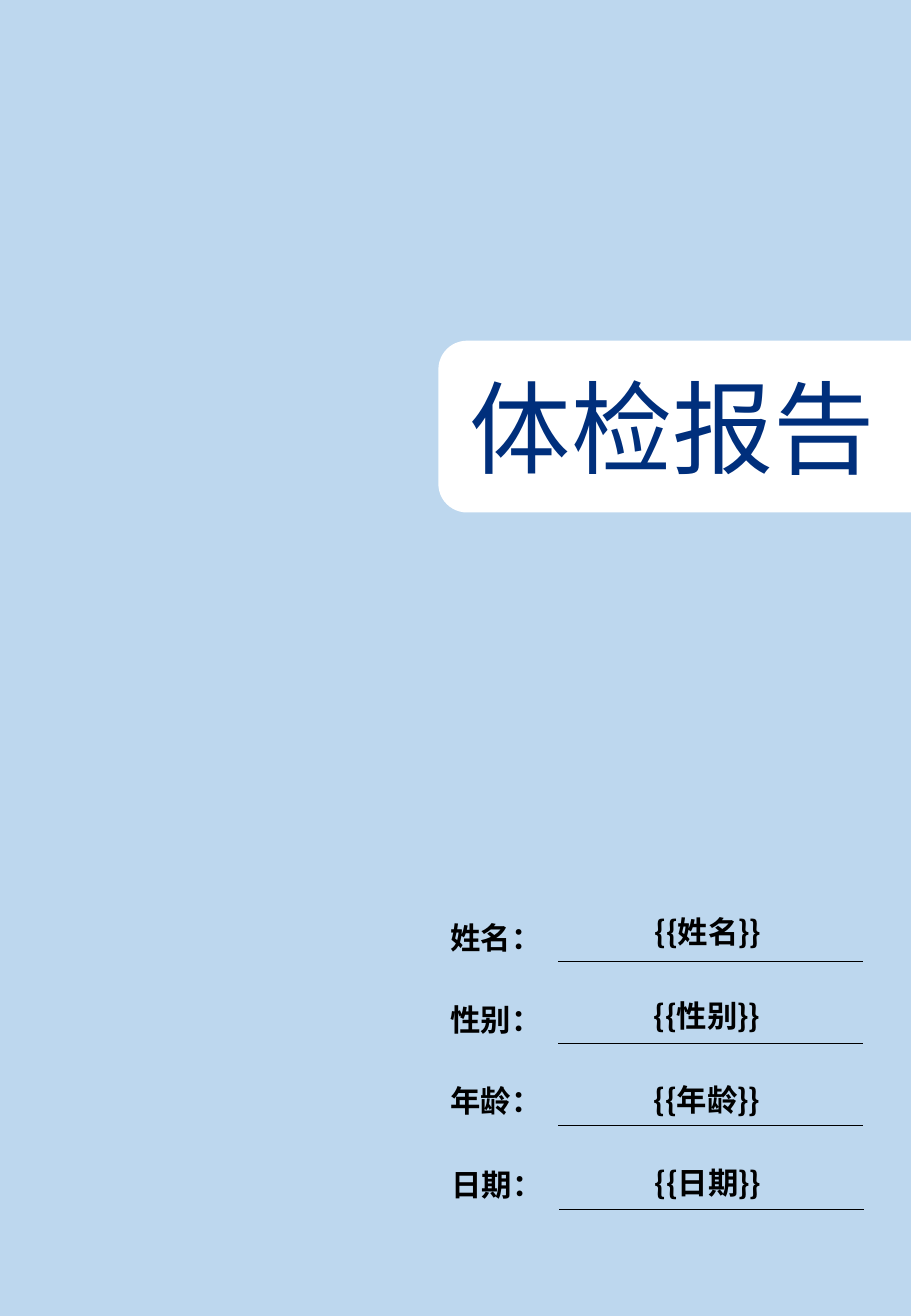
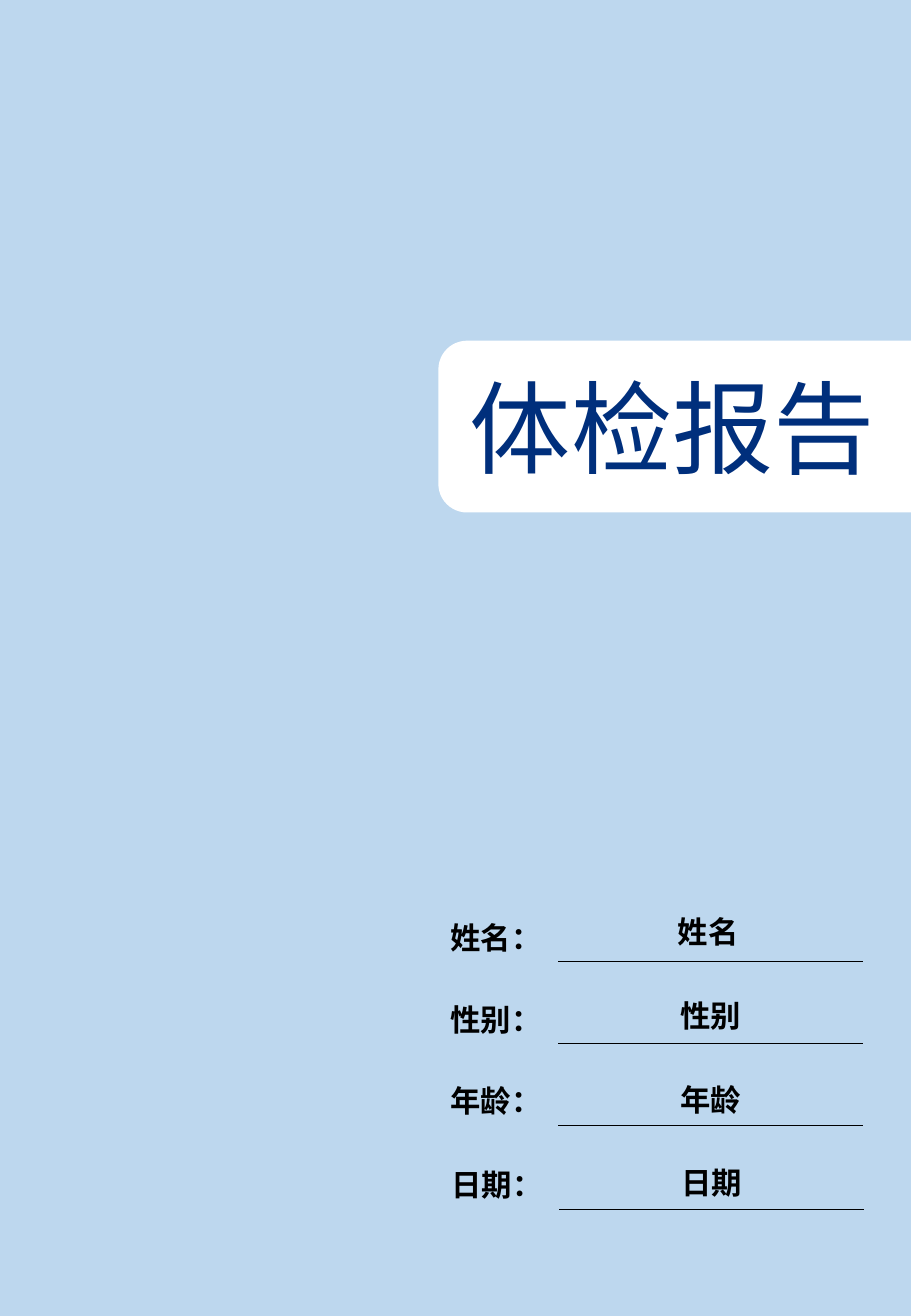
Before and after one commit to CodeDogLSY/ai_health_check_report, a slide deck: slide 1 of 2025员工体检报告（模板）.pptx. Drawn at 911x1316 pixels with LibreOffice and Linux fonts; fonts in the diff are those of the drawing; background and template pictures are left out. Boxes give left, top, right and bottom in pixels: in the first picture for what was removed or moved away, otherwise in the second. Text is boxed around its words. In the diff, an @@ line names an element or a change of style, - is before the commit and + after.

Commit message:
替换正常

```diff
--- a/2025员工体检报告（模板）.pptx
+++ b/2025员工体检报告（模板）.pptx
@@ text at (678,917,739,946): text changed @@
-{{姓名}}
+姓名
@@ text at (680,1001,741,1030): text changed @@
-{{性别}}
+性别
@@ text at (680,1085,741,1114): text changed @@
-{{年龄}}
+年龄
@@ text at (681,1168,742,1197): text changed @@
-{{日期}}
+日期
```
